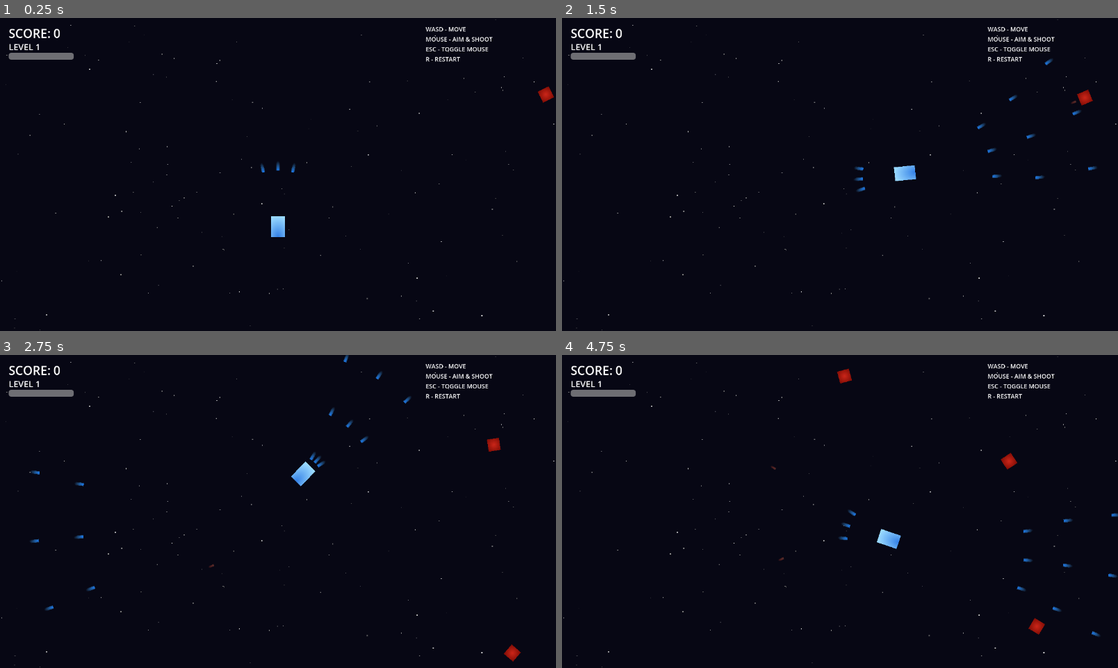
Above: before the commit, frames 1-4 (two rows, left to right).
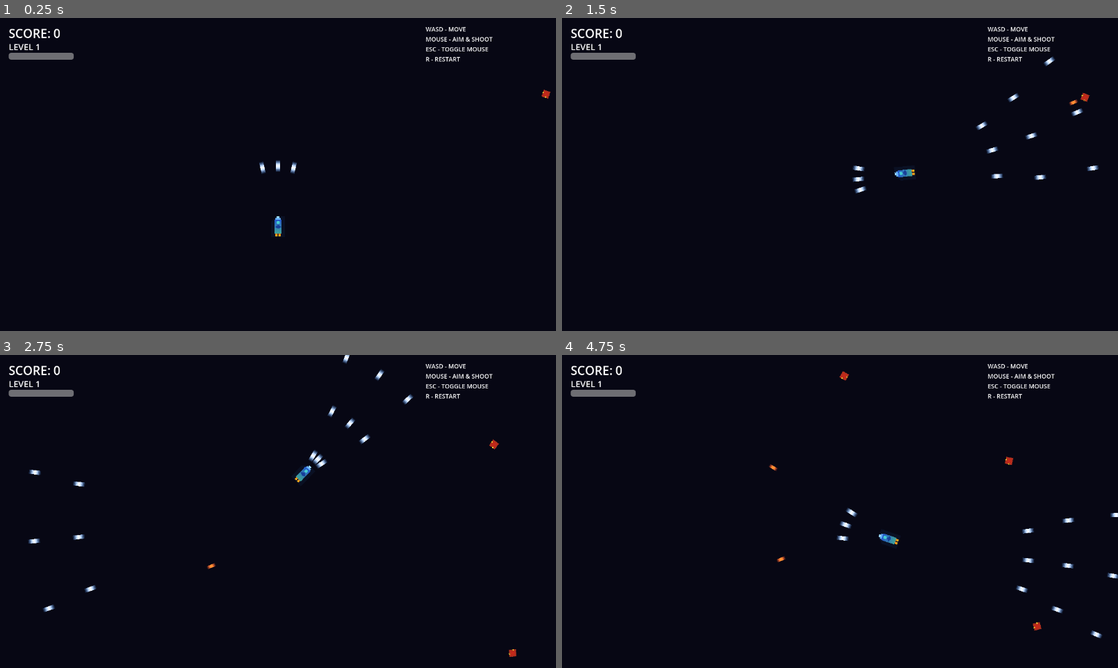
Above: after the commit, the same moments.

Repository: July-X/godot-game-one
Game: Godot game, scene res://scenes/main.tscn
The game is run twice, just before and just after one commit, with the same random seed, the same clock (stepped at 60 frames per second) and the same inputs.
Inputs (mouse positions are in pixels of both pictures, inside the frame that each line leads up to):
- Up to frame 1 (0.25 s): no input
- Up to frame 2 (1.5 s): tap Enter at 0.5 s; move the mouse to (962, 158) at 0.52 s; tap R at 0.6, 1.35 s; move the mouse to (728, 190) at 1.27 s
- Up to frame 3 (2.75 s): move the mouse to (333, 442) at 2.02 s; tap R at 2.1 s
- Up to frame 4 (4.75 s): move the mouse to (812, 574) at 2.77 s; tap R at 2.85, 3.6, 4.35 s; move the mouse to (1006, 558) at 3.52 s; move the mouse to (673, 464) at 4.27 s

The runs differ from the first frame. In frame 1, 0.4% of the frame differs, in the area x 0-100%, y 0-100%; in frame 2, 0.7%; in frame 3, 0.8%; in frame 4, 0.8%.

Commit message:
feat: 程序化像素艺术精灵 — 飞机/敌人/子弹/爆炸/星空

Diff:
--- a/project.godot
+++ b/project.godot
@@ -18,13 +18,12 @@
 
 GameState="*res://scripts/game_state.gd"
 SFX="*res://scripts/sfx_manager.gd"
+SpriteFactory="*res://scripts/sprite_factory.gd"
 
 [display]
 
 window/size/viewport_width=1280
 window/size/viewport_height=720
-window/size/mode=4
-window/size/borderless=true
 window/stretch/mode="viewport"
 
 [rendering]
--- a/scenes/effects/explosion.tscn
+++ b/scenes/effects/explosion.tscn
@@ -1,33 +1,8 @@
-[gd_scene load_steps=3 format=3]
+[gd_scene load_steps=2 format=3]
 
 [ext_resource type="Script" path="res://scripts/explosion.gd" id="1"]
-
-[sub_resource type="Gradient" id="1"]
-colors = PackedColorArray(1.0, 0.8, 0.2, 1.0, 1.0, 0.3, 0.0, 0.0, 0.5, 0.0, 0.0, 0.0)
-offsets = PackedFloat32Array(0.0, 0.3, 1.0)
-
-[sub_resource type="GradientTexture2D" id="2"]
-gradient = SubResource("1")
-width = 64
-height = 64
-fill = 1
-fill_from = Vector2(0.5, 0.5)
 
 [node name="Explosion" type="Node2D"]
 script = ExtResource("1")
 
-[node name="CPUParticles2D" type="CPUParticles2D" parent="."]
-emitting = true
-amount = 32
-lifetime = 0.5
-explosiveness = 1.0
-direction = Vector2(0, -1)
-spread = 360.0
-initial_velocity_min = 80.0
-initial_velocity_max = 200.0
-scale_amount_min = 0.5
-scale_amount_max = 1.5
-color = Color(1.0, 0.6, 0.2, 1.0)
-
-[node name="Flash" type="Sprite2D" parent="."]
-texture = SubResource("2")
+[node name="Sprite2D" type="Sprite2D" parent="."]
--- a/scripts/bullet.gd
+++ b/scripts/bullet.gd
@@ -6,9 +6,13 @@
 var _is_player_bullet: bool = true
 var _lifetime: float = 3.0
 
+@onready var _sprite: Sprite2D = $Sprite2D
+
 func _ready() -> void:
 	connect("body_entered", _on_body_entered)
 	connect("area_entered", _on_area_entered)
+	## 生成子弹精灵
+	_sprite.texture = SpriteFactory.create_bullet_sprite(true)
 
 func setup(pos: Vector2, angle: float, damage: int, is_player: bool) -> void:
 	global_position = pos
@@ -16,23 +20,16 @@
 	rotation = angle + PI * 0.5
 	_damage = damage
 	_is_player_bullet = is_player
-
-	if is_player:
-		## 玩家子弹 — 蓝色能量弹
-		$Sprite2D.modulate = Color(0.3, 0.7, 1.0, 1.0)
-		$Sprite2D.scale = Vector2(0.8, 0.8) + Vector2.ONE * min(damage * 0.15, 1.0)
-	else:
-		## 敌人子弹 — 红色
-		$Sprite2D.modulate = Color(1.0, 0.3, 0.2, 0.9)
-		$Sprite2D.scale = Vector2(0.6, 0.6)
+	if _sprite:
+		_sprite.texture = SpriteFactory.create_bullet_sprite(is_player)
+		var scale_val: float = 1.0 + min(damage * 0.2, 1.5)
+		_sprite.scale = Vector2(scale_val, scale_val)
 
 func _physics_process(delta: float) -> void:
 	global_position += _direction * _speed * delta
 	_lifetime -= delta
 	if _lifetime <= 0:
 		queue_free()
-
-	## 出屏删除
 	var screen := get_viewport_rect().size
 	if global_position.x < -50 or global_position.x > screen.x + 50 or global_position.y < -50 or global_position.y > screen.y + 50:
 		queue_free()
--- a/scripts/enemy.gd
+++ b/scripts/enemy.gd
@@ -13,9 +13,12 @@
 var _explosion_scene = preload("res://scenes/effects/explosion.tscn")
 var _powerup_scene = preload("res://scenes/entities/powerup.tscn")
 
+@onready var _sprite: Sprite2D = $Sprite2D
+
 func _ready() -> void:
 	add_to_group("enemies")
-	## 随机初始移动方向
+	if _sprite:
+		_sprite.texture = SpriteFactory.create_enemy_sprite()
 	var angle := randf() * TAU
 	velocity = Vector2.from_angle(angle) * move_speed
 	_shoot_timer = randf_range(0.5, shoot_cooldown)
@@ -65,11 +68,9 @@
 
 func take_damage(amount: int = 1) -> void:
 	health -= amount
-	## 受击闪烁
 	modulate = Color(2, 2, 2, 1)
 	var tween := create_tween()
 	tween.tween_property(self, "modulate", Color(1, 1, 1, 1), 0.1)
-
 	if health <= 0:
 		die()
 
@@ -87,7 +88,6 @@
 	SFX.play_enemy_death()
 
 func _try_spawn_powerup() -> void:
-	## 20% 概率掉落道具
 	if randf() < 0.2:
 		var pu = _powerup_scene.instantiate()
 		get_tree().current_scene.add_child(pu)
--- a/scripts/explosion.gd
+++ b/scripts/explosion.gd
@@ -1,15 +1,27 @@
 extends Node2D
 
-@onready var _particles: CPUParticles2D = $CPUParticles2D
-@onready var _flash: Sprite2D = $Flash
+@onready var _sprite: Sprite2D = $Sprite2D
+var _frame_timer: float = 0.0
+var _frame_index: int = 0
+var _frames: Array[ImageTexture] = []
 
 func _ready() -> void:
-	_particles.emitting = true
-	## 闪光
-	_flash.modulate.a = 1.0
-	var tween := create_tween()
-	tween.tween_property(_flash, "modulate:a", 0.0, 0.15)
-	tween.tween_callback(func(): _flash.visible = false)
-	## 粒子结束后删除
-	await get_tree().create_timer(0.5).timeout
-	queue_free()
+
+	_frames = SpriteFactory.create_explosion_frames()
+	if _frames.size() > 0:
+		_sprite.texture = _frames[0]
+
+func _process(delta: float) -> void:
+	if _frames.size() == 0:
+		return
+	_frame_timer += delta
+	if _frame_timer > 0.06:
+		_frame_timer = 0.0
+		_frame_index += 1
+		if _frame_index < _frames.size():
+			_sprite.texture = _frames[_frame_index]
+			_sprite.scale = Vector2(1.0 + _frame_index * 0.15, 1.0 + _frame_index * 0.15)
+		else:
+			queue_free()
+	## 闪烁
+	_sprite.modulate.a = 1.0 - float(_frame_index) / _frames.size()
--- a/scripts/main.gd
+++ b/scripts/main.gd
@@ -12,29 +12,17 @@
 
 func _ready() -> void:
 	Input.mouse_mode = Input.MOUSE_MODE_VISIBLE
-	_spawn_starfield()
+	_create_starfield()
 	_spawn_player()
 	_spawn_hud()
 	GameState.reset_game()
 
-func _spawn_starfield() -> void:
-	var starfield := Node2D.new()
-	starfield.name = "Starfield"
-	add_child(starfield)
-	for i in 200:
-		var star := Sprite2D.new()
-		var grad := Gradient.new()
-		var brightness := randf_range(0.3, 1.0)
-		grad.colors = [Color(brightness, brightness, brightness, 1.0)]
-		grad.offsets = [0.0]
-		var tex := GradientTexture2D.new()
-		tex.gradient = grad
-		tex.width = 2
-		tex.height = 2
-		star.texture = tex
-		star.position = Vector2(randf_range(-100, 1380), randf_range(-100, 820))
-		star.scale = Vector2(randf_range(0.3, 1.5), randf_range(0.3, 1.5))
-		starfield.add_child(star)
+func _create_starfield() -> void:
+
+	var bg := Sprite2D.new()
+	bg.texture = SpriteFactory.create_star_field(1280, 720, 300)
+	bg.z_index = -100
+	add_child(bg)
 
 func _spawn_player() -> void:
 	_player = _player_scene.instantiate()
@@ -49,15 +37,10 @@
 func _process(delta: float) -> void:
 	if not GameState.game_running:
 		return
-
-	## 敌人生成
 	_enemy_spawn_timer -= delta
 	if _enemy_spawn_timer <= 0:
 		_spawn_enemy()
-		## 随等级加快生成
 		_enemy_spawn_timer = max(2.0 - GameState.level * 0.1, 0.4)
-
-	## 难度递增
 	_difficulty_timer += delta
 	if _difficulty_timer > 15.0:
 		_difficulty_timer = 0.0
@@ -65,7 +48,6 @@
 
 func _spawn_enemy() -> void:
 	var enemy = _enemy_scene.instantiate()
-	## 随机屏幕边缘位置
 	var side := randi() % 4
 	var pos := Vector2.ZERO
 	var screen := get_viewport_rect().size
@@ -75,7 +57,6 @@
 		2: pos = Vector2(-30, randf_range(0, screen.y))
 		3: pos = Vector2(screen.x + 30, randf_range(0, screen.y))
 	enemy.position = pos
-	## 随等级增强
 	enemy.health = 1 + GameState.level / 3
 	enemy.move_speed = 50.0 + GameState.level * 8.0
 	enemy.shoot_cooldown = max(2.5 - GameState.level * 0.15, 0.8)
@@ -99,6 +80,15 @@
 			Input.mouse_mode = Input.MOUSE_MODE_CAPTURED
 		else:
 			Input.mouse_mode = Input.MOUSE_MODE_VISIBLE
+	if event is InputEventKey and event.keycode == KEY_F11:
+		if DisplayServer.window_get_mode() == DisplayServer.WINDOW_MODE_WINDOWED:
+			DisplayServer.window_set_mode(DisplayServer.WINDOW_MODE_FULLSCREEN)
+		else:
+			DisplayServer.window_set_mode(DisplayServer.WINDOW_MODE_WINDOWED)
+		set_meta("fs_latch", true)
+	else:
+		if has_meta("fs_latch"):
+			remove_meta("fs_latch")
 
 func _restart() -> void:
 	get_tree().reload_current_scene()
--- a/scripts/player.gd
+++ b/scripts/player.gd
@@ -18,9 +18,14 @@
 
 func _ready() -> void:
 	_muzzle_flash.visible = false
+	## 生成玩家精灵
+	if _sprite:
+		_sprite.texture = SpriteFactory.create_player_sprite()
+	if _muzzle_flash:
+		_muzzle_flash.texture = SpriteFactory.create_bullet_sprite(true)
+		_muzzle_flash.scale = Vector2(1.5, 1.5)
 	if _pickup_area:
 		_pickup_area.body_entered.connect(_on_pickup_body_entered)
-		## 拾取范围可视化（调试用，可关闭）
 		if _pickup_area.get_child_count() > 0:
 			_pickup_area.get_child(0).shape.radius = pickup_radius
 
@@ -32,7 +37,7 @@
 	var to_mouse: Vector2 = global_position.direction_to(mouse_pos)
 	var mouse_dist: float = global_position.distance_to(mouse_pos)
 
-	## 鼠标方向移动 — 距离越远速度越快
+	## 鼠标方向移动
 	if mouse_dist > 30.0:
 		var speed_ratio: float = clamp(mouse_dist / 200.0, 0.1, 1.0)
 		var target_vel: Vector2 = to_mouse * move_speed * speed_ratio
@@ -42,7 +47,7 @@
 
 	move_and_slide()
 
-	## 限制在屏幕内
+	## 屏幕边界
 	var screen_size := get_viewport_rect().size
 	global_position.x = clamp(global_position.x, 20, screen_size.x - 20)
 	global_position.y = clamp(global_position.y, 20, screen_size.y - 20)
@@ -56,7 +61,7 @@
 	if _shoot_timer <= 0.0:
 		_shoot()
 
-	## 自动拾取道具
+	## 自动拾取
 	_try_pickup_nearby()
 
 	## 无敌闪烁
@@ -92,7 +97,6 @@
 		tween.tween_callback(func(): _muzzle_flash.visible = false)
 
 func _try_pickup_nearby() -> void:
-	## 自动拾取范围内的道具
 	var powerups := get_tree().get_nodes_in_group("powerups")
 	for pu in powerups:
 		if pu.is_inside_tree() and global_position.distance_to(pu.global_position) < pickup_radius:
--- /dev/null
+++ b/scripts/sprite_factory.gd
@@ -0,0 +1,160 @@
+extends Node
+
+func create_player_sprite() -> ImageTexture:
+	var img := Image.create(32, 48, false, Image.FORMAT_RGBA8)
+	img.fill(Color(0, 0, 0, 0))
+	for y in range(8, 40):
+		for x in range(8, 24):
+			var t: float = float(y - 8) / 32.0
+			var r: float = 0.15 + t * 0.1
+			var g: float = 0.35 + t * 0.3
+			var b: float = 0.8 - t * 0.2
+			img.set_pixel(x, y, Color(r, g, b, 1.0))
+	for y in range(4, 8):
+		for x in range(10, 22):
+			img.set_pixel(x, y, Color(0.4, 0.7, 1.0, 1.0))
+	for y in range(0, 4):
+		for x in range(13, 19):
+			img.set_pixel(x, y, Color(0.6, 0.85, 1.0, 1.0))
+	for y in range(10, 18):
+		for x in range(12, 20):
+			var cx: float = float(x - 16) / 4.0
+			var cy: float = float(y - 14) / 4.0
+			if cx * cx + cy * cy < 1.0:
+				img.set_pixel(x, y, Color(0.3, 0.9, 0.9, 0.9))
+	for y in range(20, 28):
+		for x in range(2, 30):
+			var wing_w: int = int(8.0 - abs(y - 24) * 1.5)
+			if abs(x - 16) < wing_w:
+				img.set_pixel(x, y, Color(0.1, 0.25, 0.6, 1.0))
+	for y in range(40, 46):
+		for x in range(10, 15):
+			var t: float = float(y - 40) / 6.0
+			img.set_pixel(x, y, Color(1.0, 0.5 + t * 0.3, 0.1, 1.0))
+		for x in range(17, 22):
+			var t2: float = float(y - 40) / 6.0
+			img.set_pixel(x, y, Color(1.0, 0.5 + t2 * 0.3, 0.1, 1.0))
+	for y in range(48):
+		for x in range(32):
+			if img.get_pixel(x, y).a > 0:
+				continue
+			var has_n: bool = false
+			for dx2 in range(-1, 2):
+				for dy2 in range(-1, 2):
+					var nx: int = x + dx2
+					var ny: int = y + dy2
+					if nx >= 0 and nx < 32 and ny >= 0 and ny < 48:
+						if img.get_pixel(nx, ny).a > 0:
+							has_n = true
+					if has_n:
+						break
+				if has_n:
+					break
+			if has_n:
+				img.set_pixel(x, y, Color(0.05, 0.1, 0.2, 0.5))
+	var tex := ImageTexture.create_from_image(img)
+	return tex
+
+func create_enemy_sprite() -> ImageTexture:
+	var img := Image.create(28, 28, false, Image.FORMAT_RGBA8)
+	img.fill(Color(0, 0, 0, 0))
+	for y in range(28):
+		for x in range(28):
+			var cx: float = abs(x - 14.0) / 14.0
+			var cy: float = abs(y - 14.0) / 14.0
+			if cx + cy < 0.85:
+				var t: float = (cx + cy) * 0.5
+				img.set_pixel(x, y, Color(0.8 - t * 0.3, 0.15 + t * 0.1, 0.1 + t * 0.05, 1.0))
+	for y in range(8, 12):
+		for x in range(6, 10):
+			var cx: float = float(x - 8) / 2.0
+			var cy: float = float(y - 10) / 2.0
+			if cx * cx + cy * cy < 1.0:
+				img.set_pixel(x, y, Color(1.0, 0.9, 0.2, 1.0))
+	for y in range(8, 12):
+		for x in range(18, 22):
+			var cx: float = float(x - 20) / 2.0
+			var cy: float = float(y - 10) / 2.0
+			if cx * cx + cy * cy < 1.0:
+				img.set_pixel(x, y, Color(1.0, 0.9, 0.2, 1.0))
+	img.set_pixel(8, 10, Color(0.2, 0.0, 0.0, 1.0))
+	img.set_pixel(19, 10, Color(0.2, 0.0, 0.0, 1.0))
+	var tex := ImageTexture.create_from_image(img)
+	return tex
+
+func create_bullet_sprite(is_player: bool) -> ImageTexture:
+	var size: int = 8 if is_player else 6
+	var img := Image.create(size, size * 3, false, Image.FORMAT_RGBA8)
+	img.fill(Color(0, 0, 0, 0))
+	var cy: int = size * 3 / 2
+	for y in range(size * 3):
+		for x in range(size):
+			var t: float = 1.0 - abs(y - cy) / float(cy)
+			var alpha: float = clamp(t * 1.5, 0.0, 1.0)
+			if is_player:
+				img.set_pixel(x, y, Color(0.3 + t * 0.7, 0.6 + t * 0.4, 1.0, alpha))
+			else:
+				img.set_pixel(x, y, Color(1.0, 0.3 + t * 0.3, 0.2, alpha))
+	var tex := ImageTexture.create_from_image(img)
+	return tex
+
+func create_powerup_sprite(type: String) -> ImageTexture:
+	var size: int = 16
+	var img := Image.create(size, size, false, Image.FORMAT_RGBA8)
+	img.fill(Color(0, 0, 0, 0))
+	var col: Color
+	match type:
+		"spread": col = Color(0.2, 0.8, 0.3)
+		"speed": col = Color(0.2, 0.5, 1.0)
+		"power": col = Color(1.0, 0.3, 0.2)
+		"heal": col = Color(0.2, 1.0, 0.4)
+		"bomb": col = Color(1.0, 0.8, 0.2)
+		_: col = Color(0.5, 0.5, 0.5)
+	for y in range(size):
+		for x in range(size):
+			var cx: float = float(x - size / 2) / (size / 2.0)
+			var cy2: float = float(y - size / 2) / (size / 2.0)
+			var dist: float = sqrt(cx * cx + cy2 * cy2)
+			if dist < 0.9:
+				var b: float = 1.0 - dist * 0.5
+				img.set_pixel(x, y, Color(col.r * b, col.g * b, col.b * b, 1.0))
+	var tex := ImageTexture.create_from_image(img)
+	return tex
+
+func create_explosion_frames() -> Array[ImageTexture]:
+	var frames: Array[ImageTexture] = []
+	for f in range(8):
+		var size: int = 48
+		var img := Image.create(size, size, false, Image.FORMAT_RGBA8)
+		img.fill(Color(0, 0, 0, 0))
+		var progress: float = float(f) / 7.0
+		var radius: float = 8.0 + progress * 16.0
+		for y in range(size):
+			for x in range(size):
+				var dx: float = float(x - size / 2)
+				var dy: float = float(y - size / 2)
+				var dist: float = sqrt(dx * dx + dy * dy)
+				if dist < radius:
+					var t: float = dist / radius
+					var brightness: float = 1.0 - progress
+					var alpha: float = brightness * (1.0 - t * 0.5)
+					img.set_pixel(x, y, Color(1.0, 0.6 * (1.0 - t) + 0.2, 0.2 * (1.0 - t), alpha))
+		frames.append(ImageTexture.create_from_image(img))
+	return frames
+
+func create_star_field(width: int, height: int, count: int) -> ImageTexture:
+	var img := Image.create(width, height, false, Image.FORMAT_RGBA8)
+	img.fill(Color(0.02, 0.02, 0.06, 1.0))
+	for i in count:
+		var x: int = randi() % width
+		var y: int = randi() % height
+		var brightness: float = randf_range(0.3, 1.0)
+		var pix_size: int = 1 if randf() < 0.8 else 2
+		for dy in range(pix_size):
+			for dx in range(pix_size):
+				var px: int = x + dx
+				var py: int = y + dy
+				if px < width and py < height:
+					img.set_pixel(px, py, Color(brightness, brightness, brightness, randf_range(0.5, 1.0)))
+	var tex := ImageTexture.create_from_image(img)
+	return tex
